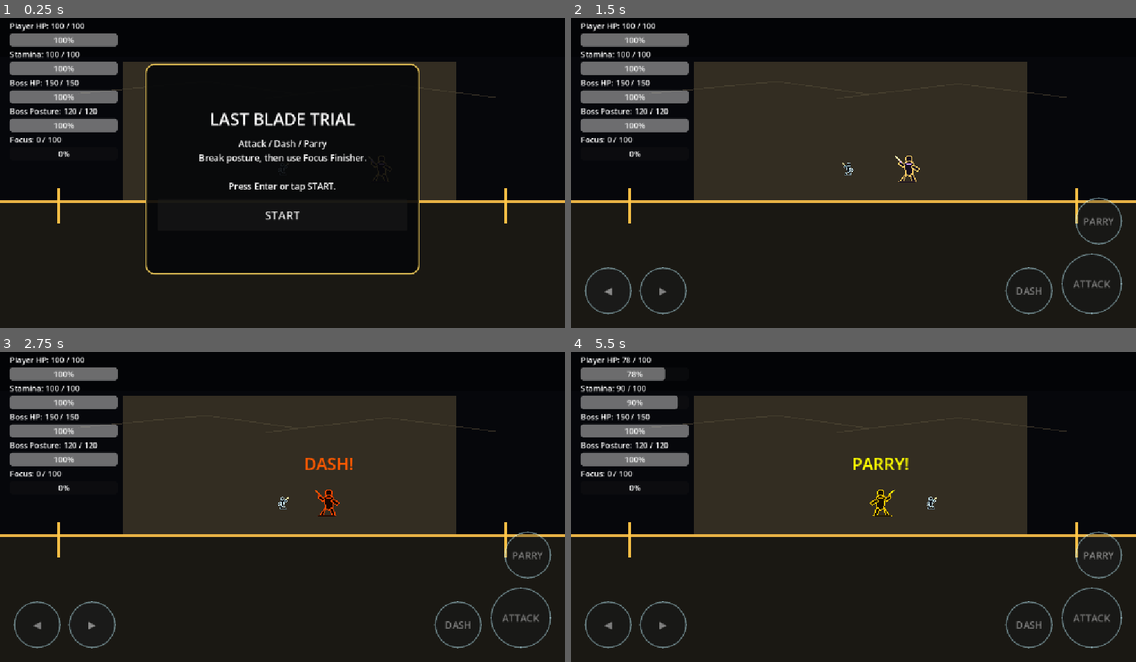
Above: before the commit, frames 1-4 (two rows, left to right).
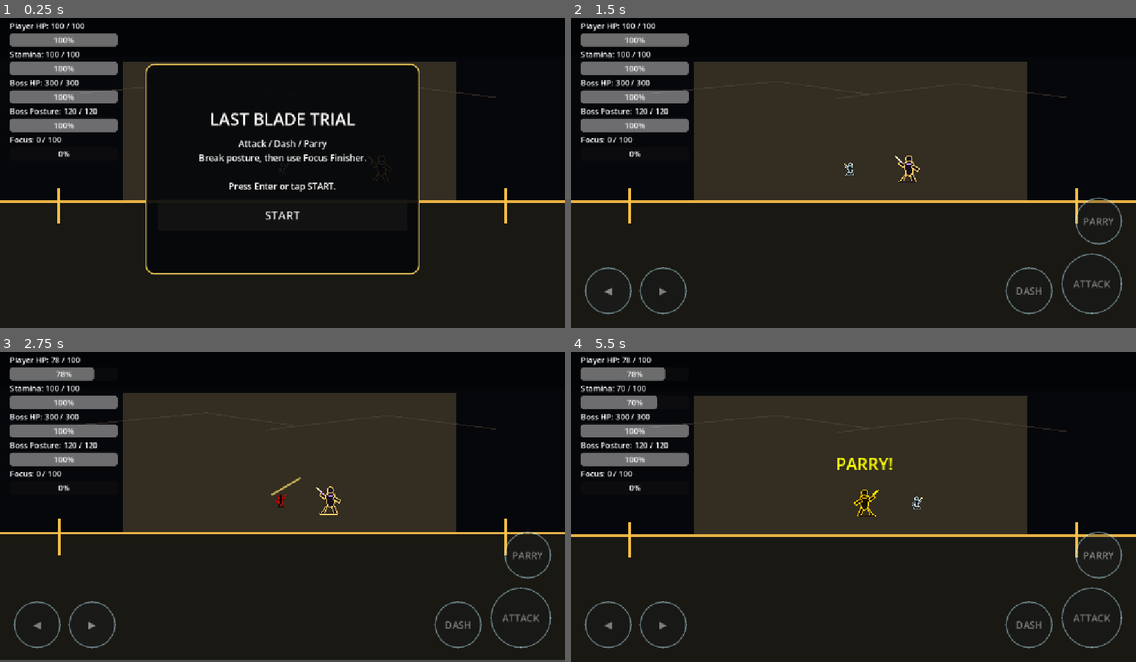
Above: after the commit, the same moments.

Repository: shanwinder/lastblade
Game: Godot game, scene res://scenes/main/BossBrokenMaster.tscn
The game is run twice, just before and just after one commit, with the same random seed, the same clock (stepped at 60 frames per second) and the same inputs.
Inputs:
- Up to frame 1 (0.25 s): no input
- Up to frame 2 (1.5 s): click "START" at 0.5 s; click "◀" at 1.25 s
- Up to frame 3 (2.75 s): click "▶" at 2 s
- Up to frame 4 (5.5 s): click "ATTACK" at 2.75 s; click "DASH" at 3.5 s; click "PARRY" at 4.25 s; tap Enter at 5 s; hold Right (ui_right) from 5.03 s (still down); tap A (attack) at 5.1 s; tap S (dash) at 5.3 s

The runs differ from the first frame. In frame 1, less than 0.1% of the frame differs, in the area x 7-14%, y 20-23%; in frame 2, less than 0.1%; in frame 3, 3.8%, in the area x 0-100%, y 1-100%; in frame 4, 1.0%.

Commit message:
Rebalance player and boss stats
Increase game difficulty by doubling boss max HP (150→300) and reducing player capabilities: movement speed (300→200), dash speed (850→650), stamina regen (30→20), focus gain on parry (20→15), and increasing attack recovery time (0.12→0.3). Also add UIDs to script resources in the main scene.

Diff:
--- a/last-blade-trial/BossBrokenMaster.gd
+++ b/last-blade-trial/BossBrokenMaster.gd
@@ -14,7 +14,7 @@
 # =========================
 
 # เลือดสูงสุดของบอส
-@export var max_hp: int = 150
+@export var max_hp: int = 300
 
 # ชื่อที่ HUD ใช้แสดงบนหน้าจอ
 @export var combat_display_name: String = "Boss"
--- a/last-blade-trial/player.gd
+++ b/last-blade-trial/player.gd
@@ -18,10 +18,10 @@
 # =========================
 
 # ความเร็วในการเดินปกติ
-@export var speed: float = 300.0
+@export var speed: float = 200.0
 
 # ความเร็วตอน Dash
-@export var dash_speed: float = 850.0
+@export var dash_speed: float = 650.0
 
 # ระยะเวลาที่ Dash มีผล
 @export var dash_time: float = 0.18
@@ -43,7 +43,7 @@
 @export var max_focus: float = 100.0
 
 # ความเร็วในการฟื้น Stamina ต่อวินาที
-@export var stamina_regen_rate: float = 30.0
+@export var stamina_regen_rate: float = 20.0
 
 # Stamina ที่ใช้เมื่อโจมตีหนึ่งครั้ง
 @export var attack_stamina_cost: float = 18.0
@@ -55,7 +55,7 @@
 @export var parry_stamina_cost: float = 20.0
 
 # จำนวน Focus ที่ได้รับเมื่อ Parry สำเร็จ
-@export var focus_gain_on_successful_parry: float = 20.0
+@export var focus_gain_on_successful_parry: float = 15.0
 
 # Focus ที่ต้องใช้เพื่อทำ Finisher
 @export var focus_finisher_cost: float = 100.0
@@ -75,7 +75,7 @@
 @export var attack_active_time: float = 0.18
 
 # เวลาหน่วงหลังโจมตี ก่อนจะขยับหรือโจมตีใหม่ได้
-@export var attack_recovery_time: float = 0.12
+@export var attack_recovery_time: float = 0.3
 
 # ความแรงกล้องสั่นเมื่อ Player โดนโจมตี
 @export var player_hit_camera_shake_strength: float = 7.0
--- a/last-blade-trial/scenes/main/BossBrokenMaster.tscn
+++ b/last-blade-trial/scenes/main/BossBrokenMaster.tscn
@@ -52,13 +52,13 @@
 [node name="BossBrokenMaster" parent="." unique_id=951068463 instance=ExtResource("4_tedvd")]
 position = Vector2(780, 324)
 
-[node name="CombatDecayManager" type="Node" parent="."]
+[node name="CombatDecayManager" type="Node" parent="." unique_id=2045727950]
 script = ExtResource("7_decay")
 
-[node name="PlayerAttackVFXManager" type="Node" parent="."]
+[node name="PlayerAttackVFXManager" type="Node" parent="." unique_id=1352349014]
 script = ExtResource("9_player_vfx")
 
-[node name="BossDifficultyCurveManager" type="Node" parent="."]
+[node name="BossDifficultyCurveManager" type="Node" parent="." unique_id=1714424353]
 script = ExtResource("11_curve")
 
 [node name="HUD" type="CanvasLayer" parent="." unique_id=613196371]
@@ -119,11 +119,11 @@
 offset_right = 400.0
 offset_bottom = 253.0
 
-[node name="TouchControls" type="CanvasLayer" parent="."]
+[node name="TouchControls" type="CanvasLayer" parent="." unique_id=248781972]
 layer = 20
 script = ExtResource("8_touch")
 
-[node name="GameLoopManager" type="CanvasLayer" parent="."]
+[node name="GameLoopManager" type="CanvasLayer" parent="." unique_id=1497342465]
 layer = 40
 script = ExtResource("10_loop")
 
Not shown, added: last-blade-trial/boss_difficulty_curve_manager.gd.uid
Not shown: 1 places in last-blade-trial/scenes/main/BossBrokenMaster.tscn that only renumber resources
